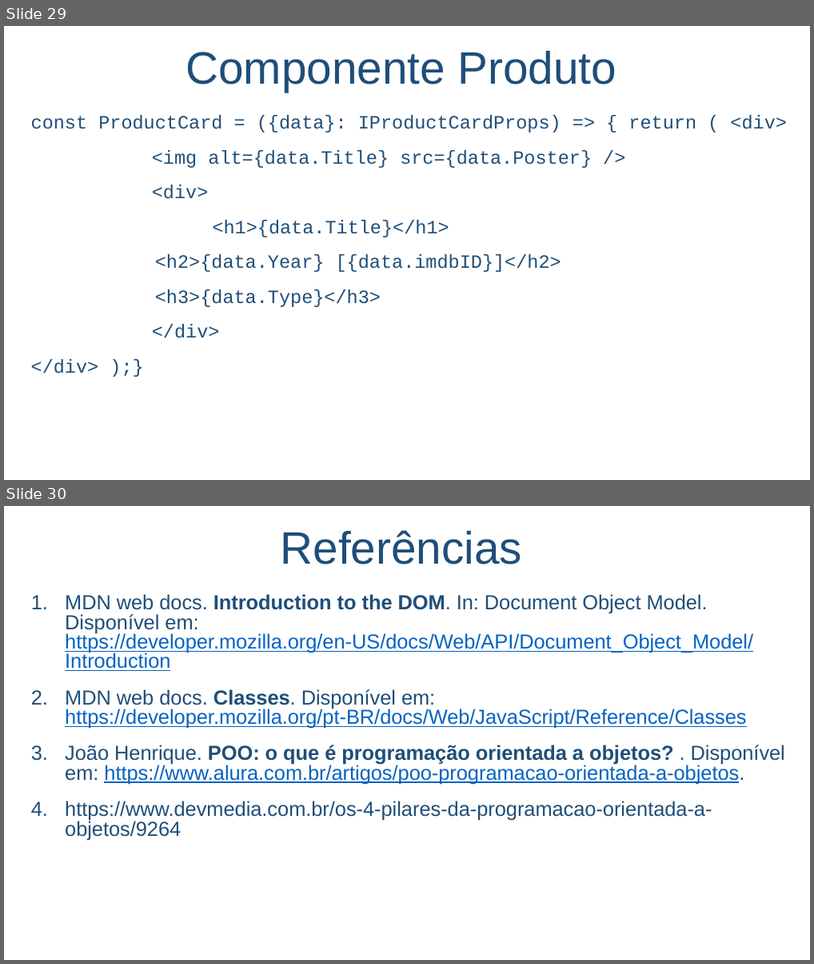
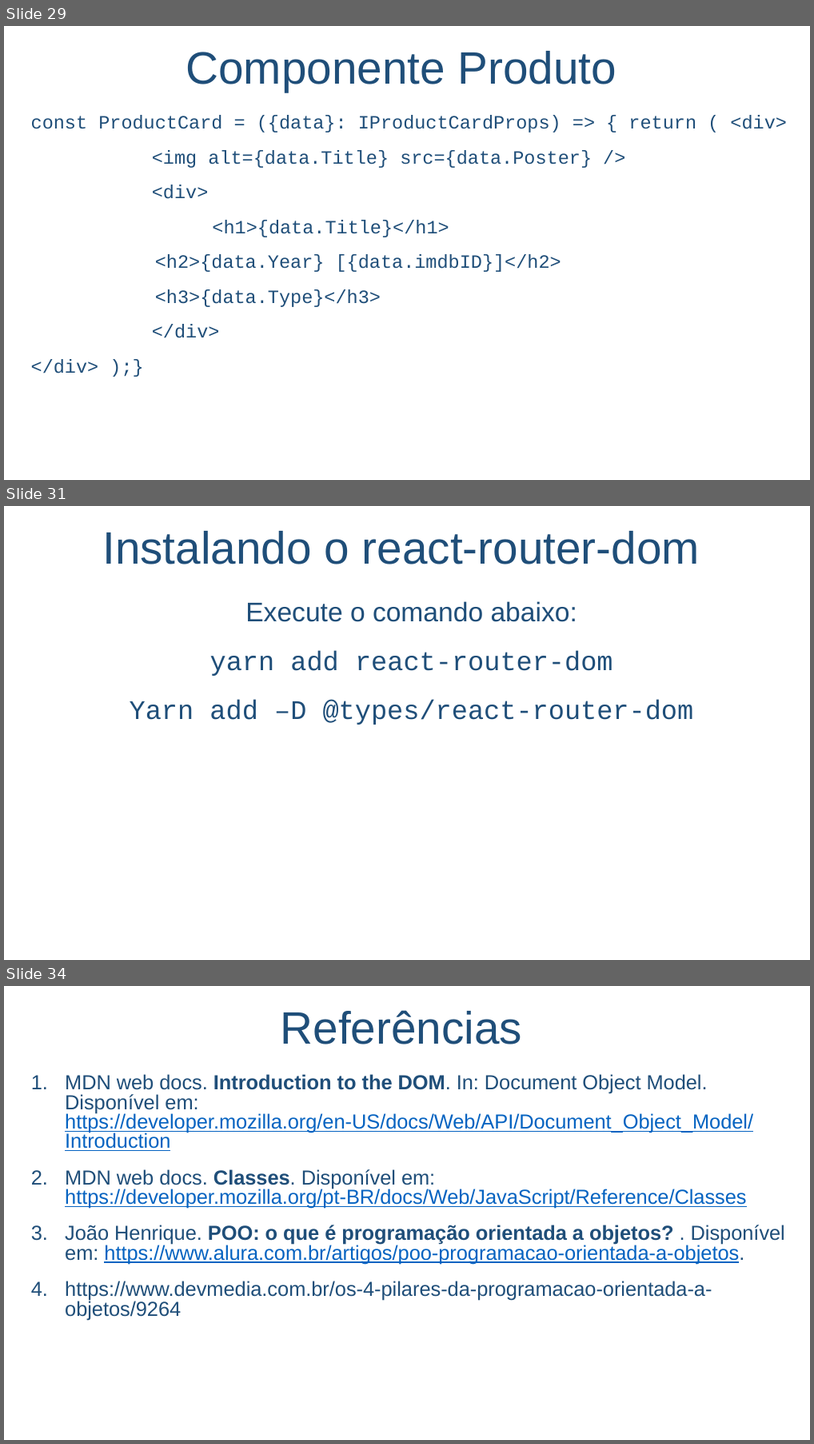
Before and after one commit to salmo-jr/public-slides, a slide deck: React.pptx. Shown one above the other, each under a label of ours: slides 29 and 30 before the commit, slides 29, 31 and 34 after it; the slides between them are not shown. The pictures are 814x964 and 814x1444 pixels, drawn with LibreOffice and Linux fonts; fonts in the diff are those of the drawing; background and template pictures are left out. Boxes give left, top, right and bottom in pixels: in the first picture for what was removed or moved away, otherwise in the second. Text is boxed around its words. In the diff, an @@ line names an element or a change of style, - is before the commit and + after.

```diff
--- a/React.pptx
+++ b/React.pptx
@@ slide 31 added at (4, 506, 810, 960), background picture (left out) @@
@@ text added at (102, 531, 700, 564), 54 pt, text #1F4E79 @@
+Instalando o react-router-dom
@@ text added at (130, 601, 694, 724), 32 pt, text #1F4E79 @@
+Execute o comando abaixo:
+yarn add react-router-dom
+Yarn add –D @types/react-router-dom
@@ what was slide 30 is now slide 34 @@
```
Also in this commit, not shown: 3 other slides added, 1 other file.
